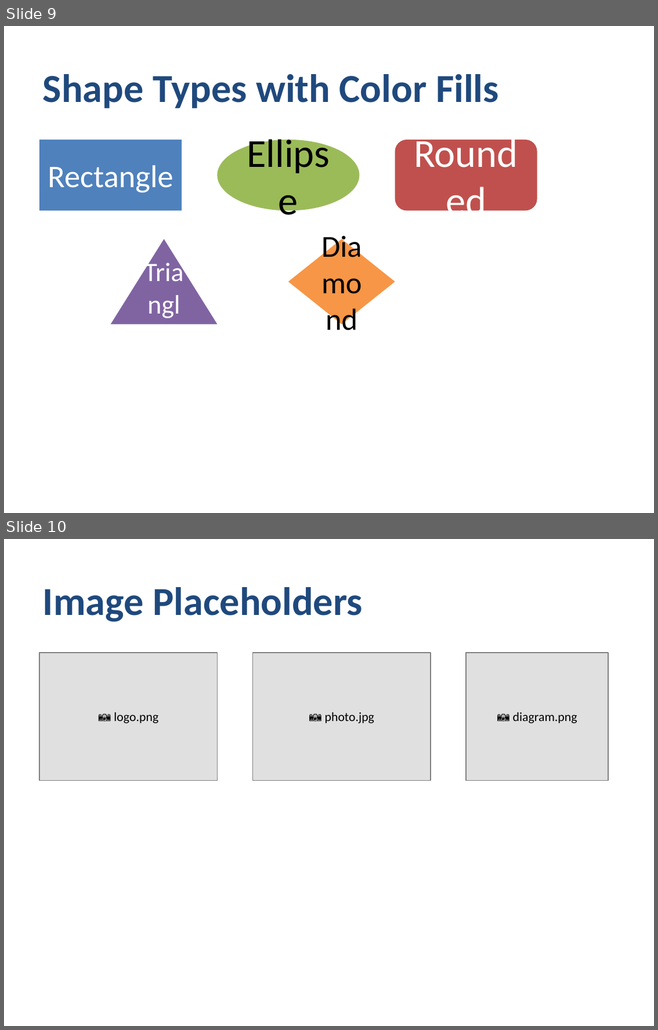
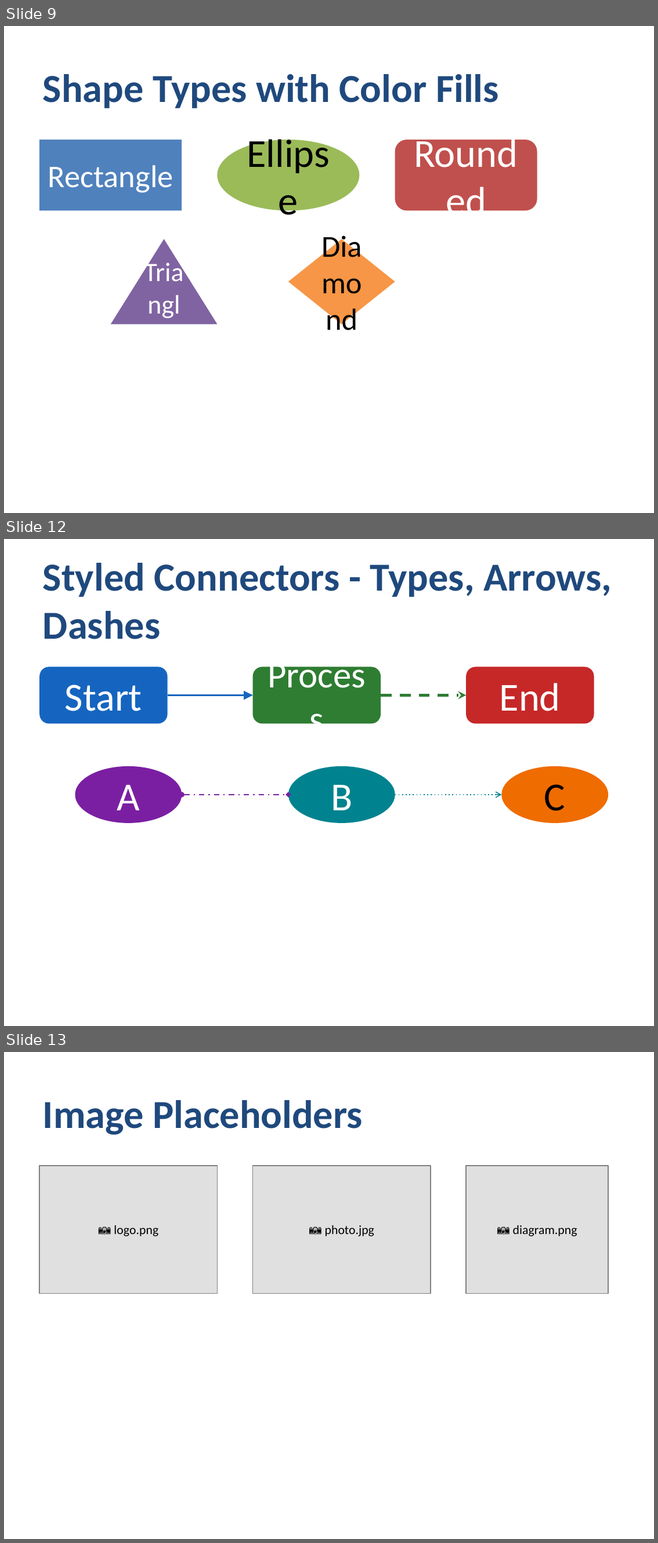
Before and after one commit to yingkitw/ppt-rs, a slide deck: comprehensive_demo.pptx. Shown one above the other, each under a label of ours: slides 9 and 10 before the commit, slides 9, 12 and 13 after it; the slides between them are not shown. The pictures are 658x1030 and 658x1543 pixels, drawn with LibreOffice and Linux fonts; fonts in the diff are those of the drawing. Boxes give left, top, right and bottom in pixels: in the first picture for what was removed or moved away, otherwise in the second. Text is boxed around its words. In the diff, an @@ line names an element or a change of style, - is before the commit and + after.

Commit message:
Add prelude module with simplified API, gradient fills, transparency, and styled connectors (v0.1.8)
- Add `prelude.rs` module with simplified API for common use cases
- Add `pptx!()` macro for quick presentation creation with fluent builder API
- Add `shape!()` macro for quick shape creation
- Add `QuickPptx` builder with `.slide()`, `.title_slide()`, `.shapes_slide()` methods
- Add unit conversion helpers: `inches()`, `cm()`, `pt()`
- Add shape builders: `shapes::rect()`, `shapes::circle()`, `shapes::text

```diff
--- a/comprehensive_demo.pptx
+++ b/comprehensive_demo.pptx
@@ slide 12 added at [4, 539, 654, 1026], background #FFFFFF @@
@@ text added at [43, 563, 611, 639], 44 pt, text #1F497D, bold @@
+Styled Connectors - Types, Arrows, Dashes
@@ rounded rectangle added at [40, 667, 168, 723], fill #1565C0, 44 pt, text #FFFFFF @@
+Start
@@ rounded rectangle added at [253, 667, 381, 723], fill #2E7D32, 40.5 pt, text #FFFFFF @@
+Process
@@ rounded rectangle added at [466, 667, 594, 723], fill #C62828, 44 pt, text #FFFFFF @@
+End
@@ arrow added from (168, 696) to (253, 696), #1565C0 2 pt @@
@@ elbow arrow added from (381, 696) to (466, 696), #2E7D32 3 pt dashed @@
@@ ellipse added at [75, 766, 181, 823], fill #7B1FA2, 44 pt, text #FFFFFF @@
+A
@@ ellipse added at [288, 766, 394, 823], fill #00838F, 44 pt, text #FFFFFF @@
+B
@@ ellipse added at [502, 766, 608, 823], fill #EF6C00, 44 pt, text #000000 @@
+C
@@ curved double arrow added from (181, 795) to (288, 795), #7B1FA2 1.5 pt dashed @@
@@ arrow added from (394, 795) to (502, 795), #00838F 1 pt dashed @@
@@ what was slide 10 is now slide 13 @@
```
Also in this commit, not shown: 2 other slides added, 34 other files.
